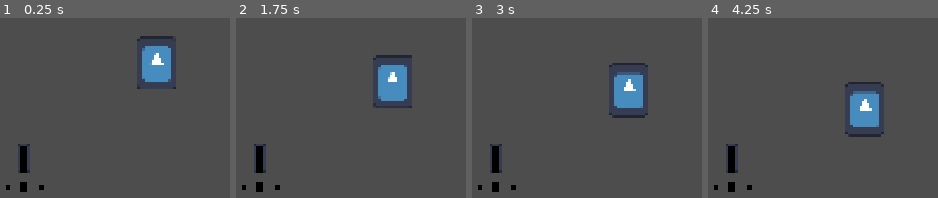
Above: before the commit, frames 1-4 (left to right).
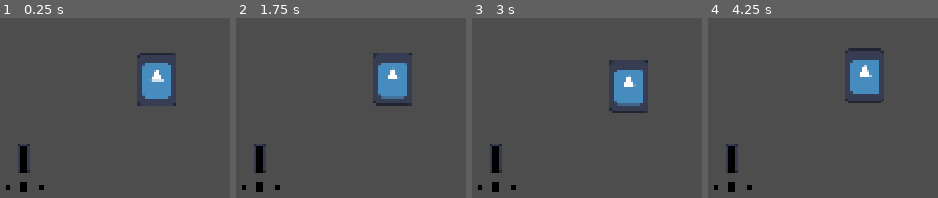
Above: after the commit, the same moments.

Repository: YhagoTomasini/Exlabers_Felpojam_026
Game: Godot game, scene res://Cenas/sala_de_testes.tscn
The game is run twice, just before and just after one commit, with the same random seed, the same clock (stepped at 60 frames per second) and the same inputs. The engine's default icon, where the game draws it, is replaced by a stand-in: a white triangle on a blue panel in a dark square.
Inputs (mouse positions are in pixels of both pictures, inside the frame that each line leads up to):
- Up to frame 1 (0.25 s): no input
- Up to frame 2 (1.75 s): move the mouse to (outside the picture) at 0.52 s; hold Up (ui_up) 0.53-1.28 s; hold E (UI_move_right) from 0.53 s (still down); move the mouse to (outside the picture) at 1.27 s; click (outside the picture) at 1.35 s; tap Up (ui_up) at 1.52, 1.55 s
- Up to frame 3 (3 s): tap Up (ui_up) at 1.82, 2.3, 2.85 s; move the mouse to (outside the picture) at 2.02 s; release E (UI_move_right) at 2.03 s; hold Q (UI_move_left) 2.03-2.78 s; hold Right mouse button (clickRight) 2.03-2.78 s; move the mouse to (outside the picture) at 2.77 s; hold E (UI_move_right) from 2.78 s (still down)
- Up to frame 4 (4.25 s): keep holding E (UI_move_right); tap Up (ui_up) at 3.02, 3.32 s; move the mouse to (outside the picture) at 3.52 s; hold Up (ui_up) from 3.53 s (still down); click (outside the picture) at 3.6 s

The runs differ from the first frame. In frame 1, 3.1% of the frame differs, in the area x 59-77%, y 10-49%; in frame 2, 1.6%; in frame 3, 1.7%; in frame 4, 5.3%, in the area x 59-77%, y 16-67%.

Commit message:
Pulo matematicamente correto

Diff:
--- a/felpojams-dos-exlabers/Codigos/personagem_principal.gd
+++ b/felpojams-dos-exlabers/Codigos/personagem_principal.gd
@@ -2,7 +2,8 @@
 
 
 const SPEED = 300.0
-const JUMP_VELOCITY = -400.0
+const MAGENTA_FORCE = -400.0
+const AIR_FRICTION := 0.7
 
 #temos uma booleana para verificação se esta na marca ciano,
 #e uma inteira para verificar em quantos ciano o personagem esta
@@ -12,24 +13,43 @@
 var knockback_vector := Vector2.ZERO
 var knockback_power := 20
 
+var is_jumping := false
+@export var jump_heigh := 128
+@export var max_time_to_peak := 0.5
+var jump_velocity
+var gravity
+var fall_gravity
+
+
 func _ready() -> void:
 	noCianoB = false
 	noCianoI = 0
+	jump_velocity= (jump_heigh*2)/ max_time_to_peak
+	gravity= (jump_heigh*2)/ pow(max_time_to_peak,2)
+	fall_gravity = gravity*2
 
 func _physics_process(delta: float) -> void:
 	#Se n estiver no chão e n estiver no ciano cai normal,
 	if not is_on_floor() and !noCianoB:
-		velocity += get_gravity() * delta
+		velocity.x = 0
 	#Se n estiver no chão e estiver no ciano cai devagar
 	elif not is_on_floor() and noCianoB:
 		velocity += (get_gravity() * delta)/4
 
 	#Se estiver no chão e não estiver em um ciano pula normal
 	if Input.is_action_just_pressed("ui_up") and is_on_floor() and !noCianoB:
-		velocity.y = JUMP_VELOCITY
+		velocity.y = -jump_velocity
+		is_jumping = true
 	#Se estiver no ciano pode precionar que você sobe devagar... até sair do ciano
 	elif Input.is_action_pressed("ui_up") and noCianoB:
-		velocity.y = JUMP_VELOCITY/4
+		velocity.y = -jump_velocity/4
+	elif is_on_floor():
+		is_jumping = false
+
+	if velocity.y > 0 or not Input.is_action_pressed("ui_up"):
+		velocity.y += fall_gravity*delta
+	else:
+		velocity.y += gravity*delta
 
 	# Get the input direction and handle the movement/deceleration.
 	# As good practice, you should replace UI actions with custom gameplay actions.
@@ -41,7 +61,6 @@
 	if knockback_vector != Vector2.ZERO:
 		velocity = knockback_vector
 	move_and_slide()
-
 
 func _on_area_2d_personagem_area_entered(area: Area2D) -> void:
 	#Passar de Lvl e recebe uma nova cor de tinta
@@ -67,7 +86,7 @@
 		#var knockback = Vector2((global_position.x - area.global_position.x) * knockback_power, -200)
 		#empurra(knockback)
 		#Só comentar e descomentar se quiser voltar o knocback
-		velocity.y = JUMP_VELOCITY*1.7
+		velocity.y = MAGENTA_FORCE*1.7
 
 func _on_area_2d_personagem_area_shape_exited(area_rid: RID, area: Area2D, area_shape_index: int, local_shape_index: int) -> void:
 	if area != null:
